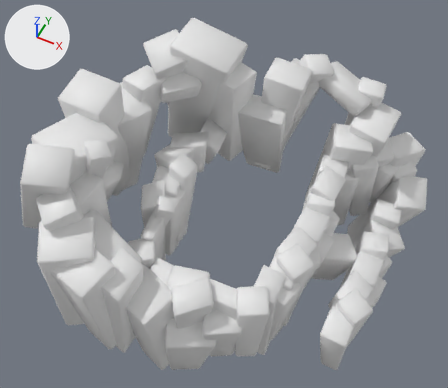
What one commit did to the FBX model Assets/Art/3D Assets/Background/SM_BackgroundRocks.fbx.
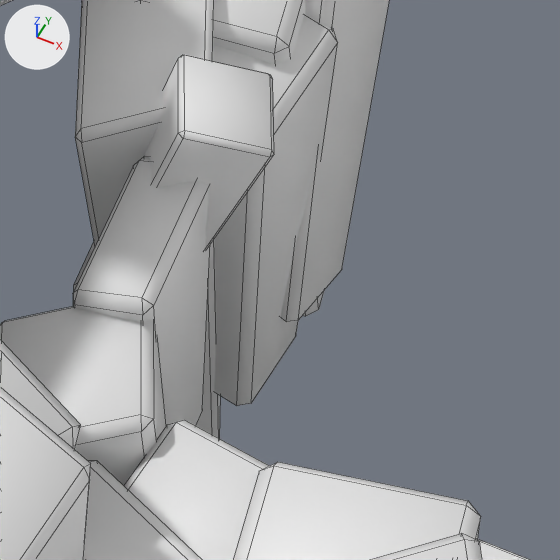
There are two pictures of each version: one whole from a camera (50 mm lens) standing at (12.5, -27.7, 36.5) and looking at (-2.6, 2.5, -1.2), one close up on the part from 29% to 50% of the width and 48% to 73% of the height. The lights are fixed; the arrows at upper left show +X, +Y and +Z. The close-ups show mesh edges as thin lines. Where no turn or scale is listed for an object, it has been applied to the vertices.

Objects in the first close-up: 'Background Rocks'.
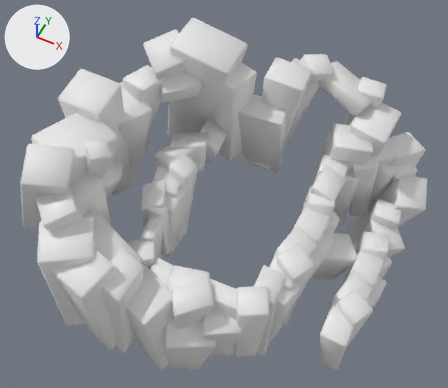
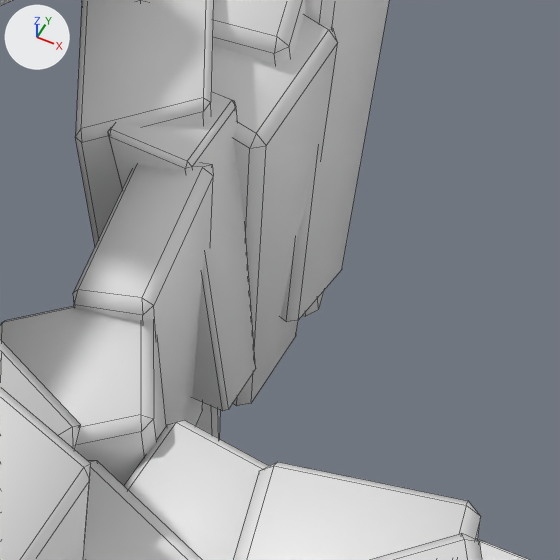
Boxes (x1, y1, x2, y2) around the edits, measured in the close-ups (560 x 560 px; the box of a moved part takes in the faces that stretch with it):
part 1 of me_cube_003, moved or reshaped: before (73, 55, 274, 306); after (108, 92, 256, 411)

What the commit changed:
me_cube_003 has 1504 vertices, 1312 faces and spans x -16.8..12.9, y -12.9..15.8, z -14.0..10.3.
me_cube_003 is used by ob_background_rocks; location (-0.44, 0.45, 0.0).
me_cube_003 part 1: the loose piece of 20 vertices spanning x -6.9..-3.2, y -4.4..-2.8, z -3.3..2.7 is multiplied about its middle by the matrix ((0.836, 0.441, -0.327), (-0.433, 0.896, 0.101), (0.337, 0.057, 0.94)), then moved by (0.1, 0.3, -1.1).
